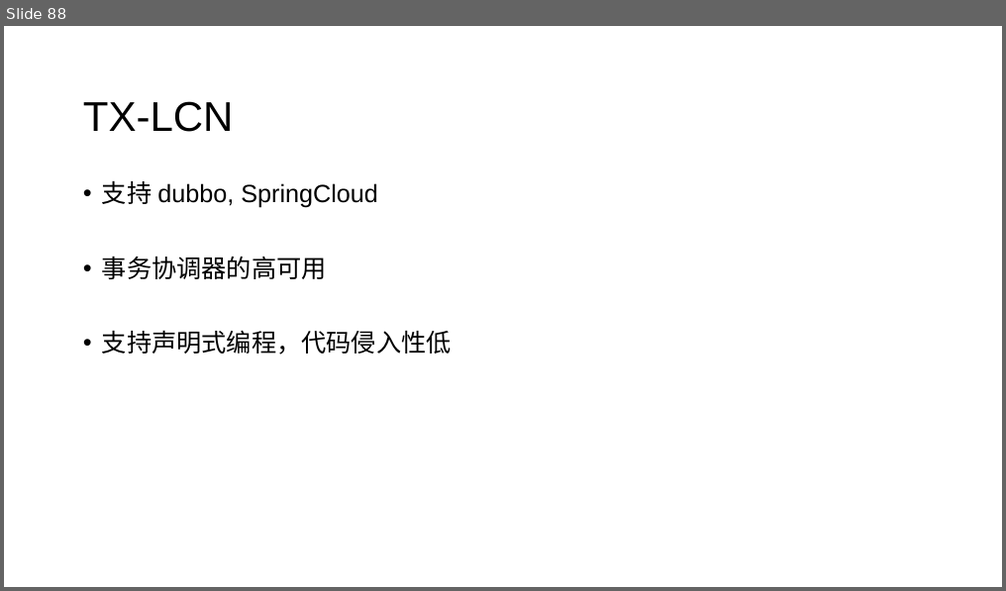
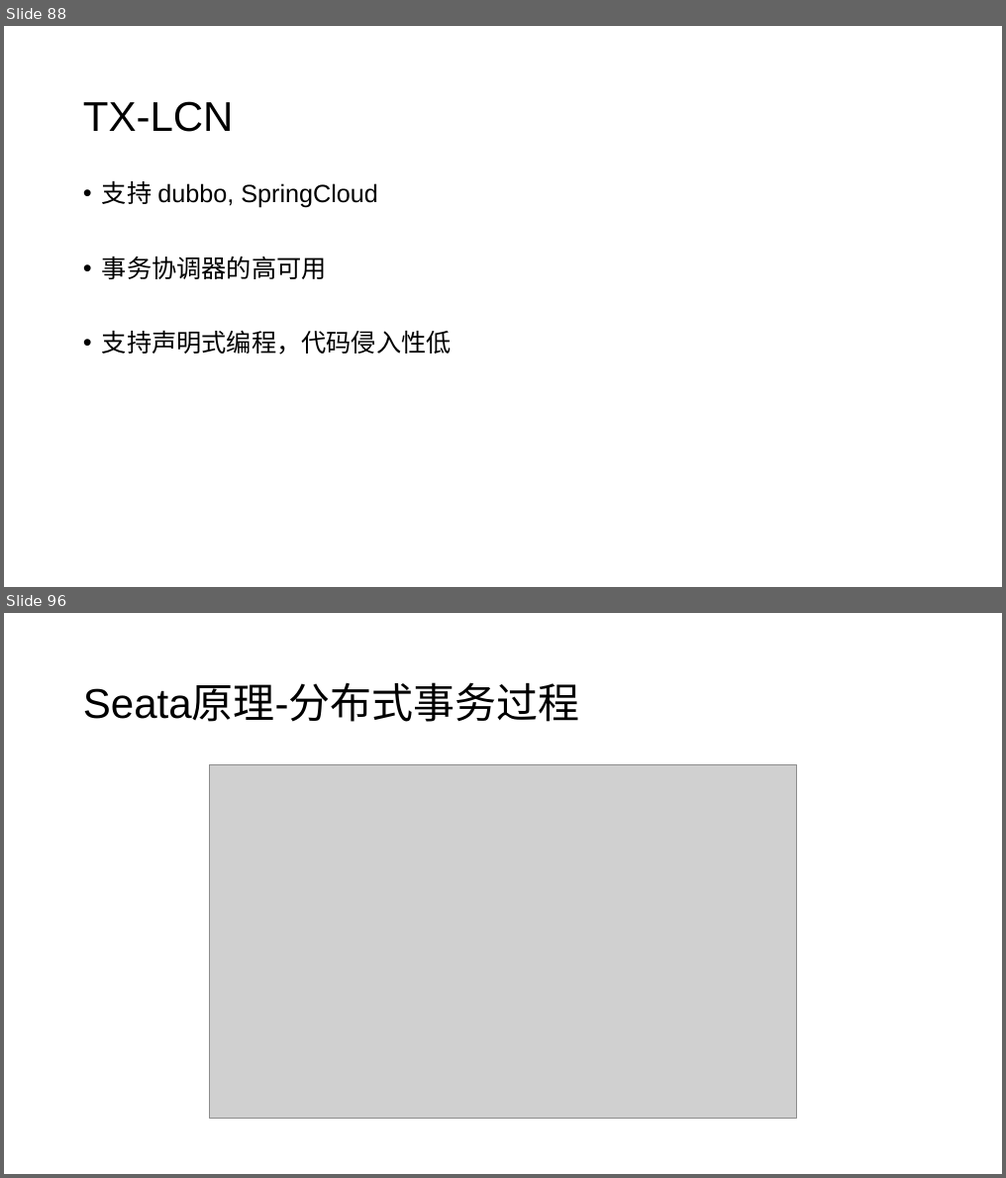
Before and after one commit to jungle0127/springcloudstudy, a slide deck: docs/distributedsystemtransaction.pptx. Shown one above the other, each under a label of ours: slide 88 before the commit, slides 88 and 96 after it; the slides between them are not shown. The pictures are 1006x591 and 1006x1178 pixels, drawn with LibreOffice and Linux fonts; fonts in the diff are those of the drawing; grey boxes stand for pictures. Boxes give left, top, right and bottom in pixels: in the first picture for what was removed or moved away, otherwise in the second. Text is boxed around its words. In the diff, an @@ line names an element or a change of style, - is before the commit and + after.

```diff
--- a/docs/distributedsystemtransaction.pptx
+++ b/docs/distributedsystemtransaction.pptx
@@ slide 96 added at (x1=4, y1=613, x2=1002, y2=1174), background #FFFFFF @@
@@ title added at (x1=83, y1=684, x2=579, y2=722), 40 pt, text #000000 @@
+Seata原理-分布式事务过程
@@ picture added at (x1=209, y1=765, x2=797, y2=1118) @@
```
Also in this commit, not shown: 3 slides changed, 15 other slides added, 1 slide removed.
